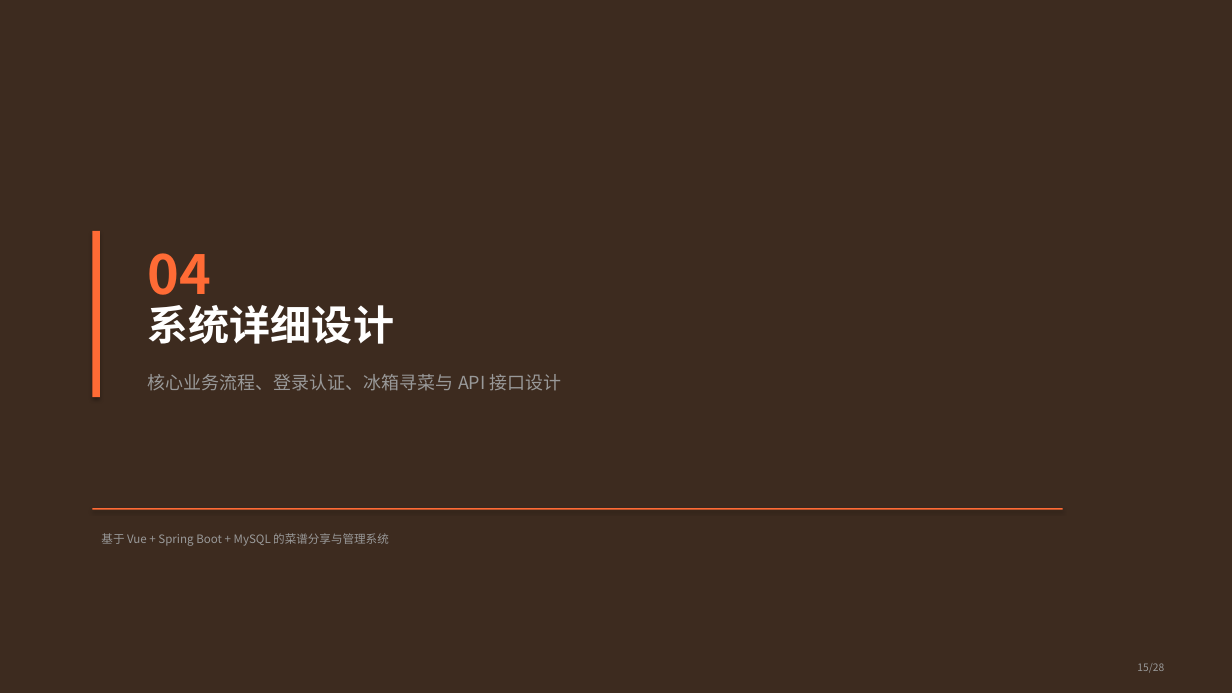
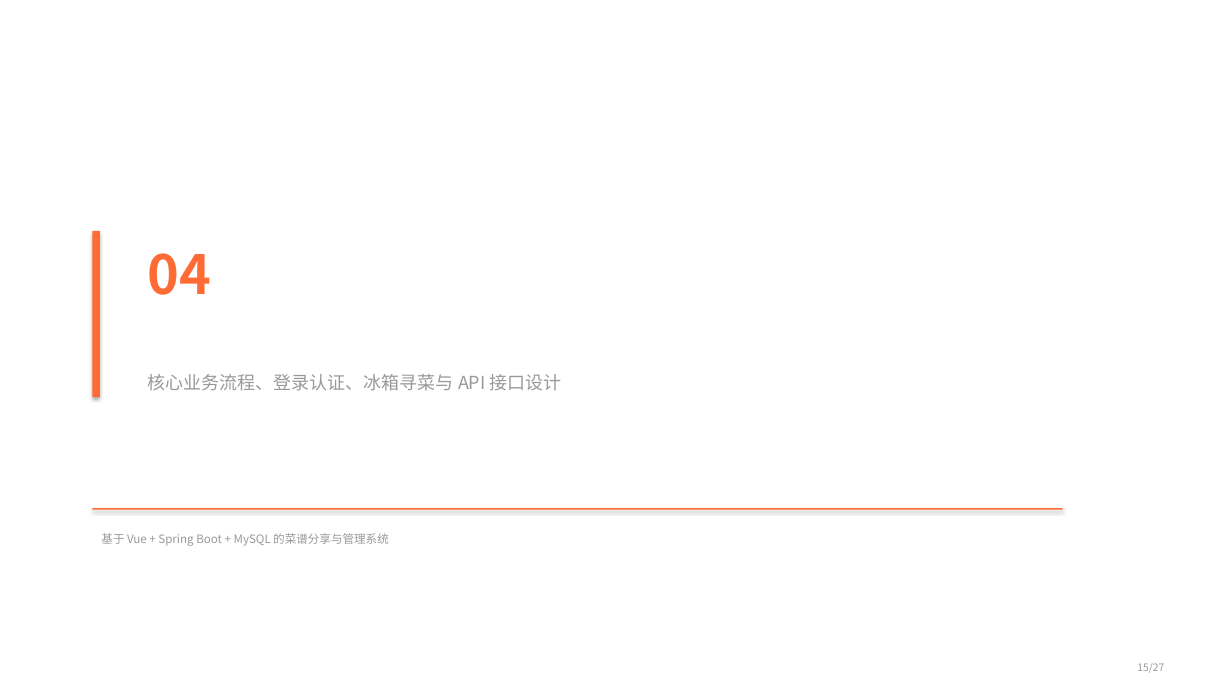
Before and after one commit to 24kHT/recipe-system, a slide deck: slide 16 of output/ppt_optimized/食光菜谱系统_课程汇报_优化版.pptx. Drawn at 1232x693 pixels with LibreOffice and Linux fonts; fonts in the diff are those of the drawing. Boxes give left, top, right and bottom in pixels: in the first picture for what was removed or moved away, otherwise in the second. Text is boxed around its words. In the diff, an @@ line names an element or a change of style, - is before the commit and + after.

```diff
--- a/output/ppt_optimized/食光菜谱系统_课程汇报_优化版.pptx
+++ b/output/ppt_optimized/食光菜谱系统_课程汇报_优化版.pptx
@@ background #3D2B1F to #FFFFFF @@
@@ text at <box>1137,663,1164,673</box>: text changed @@
-15/28
+15/27
```
Also in this commit, not shown: 26 other slides changed, 1 slide removed.
